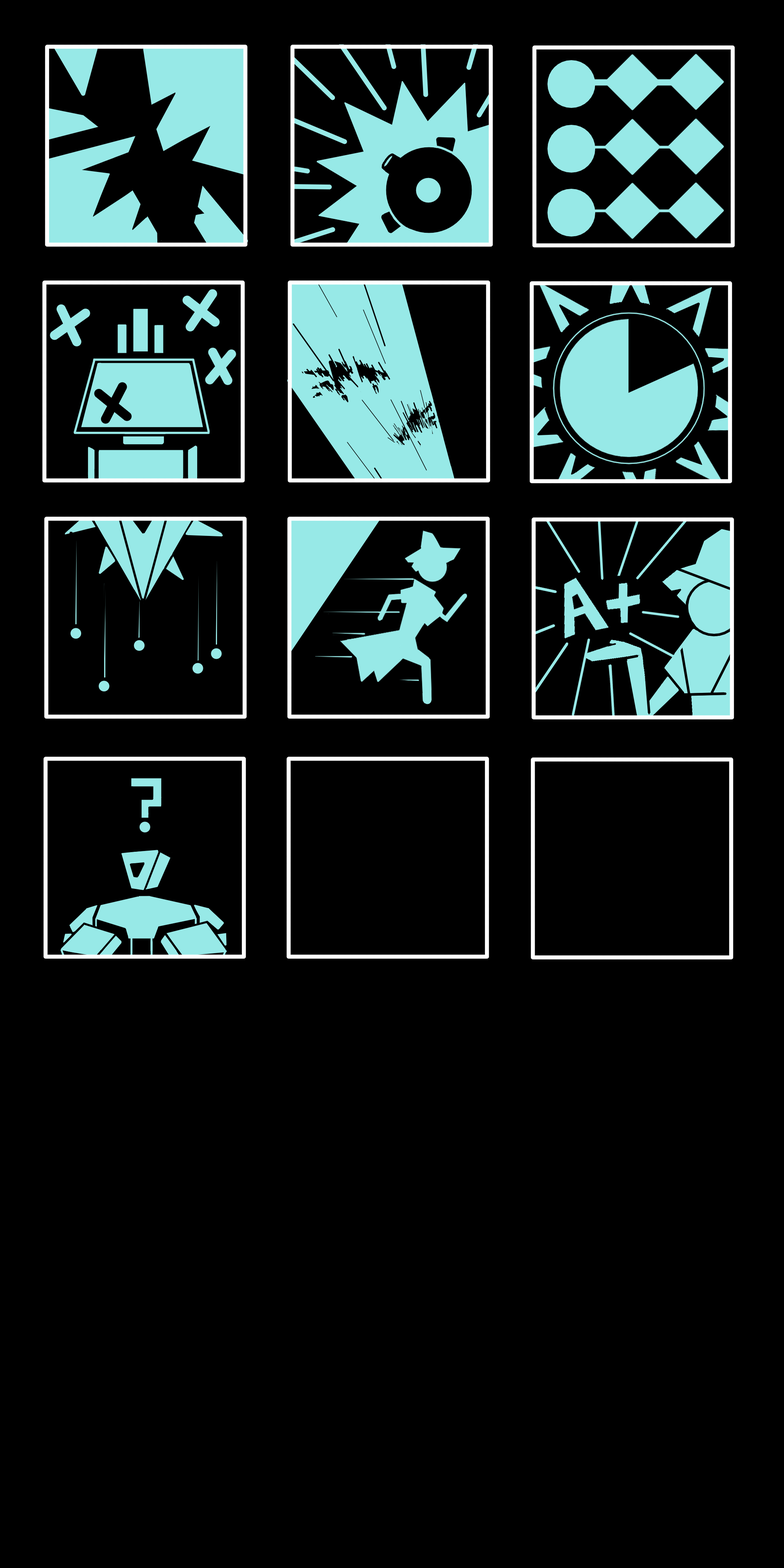
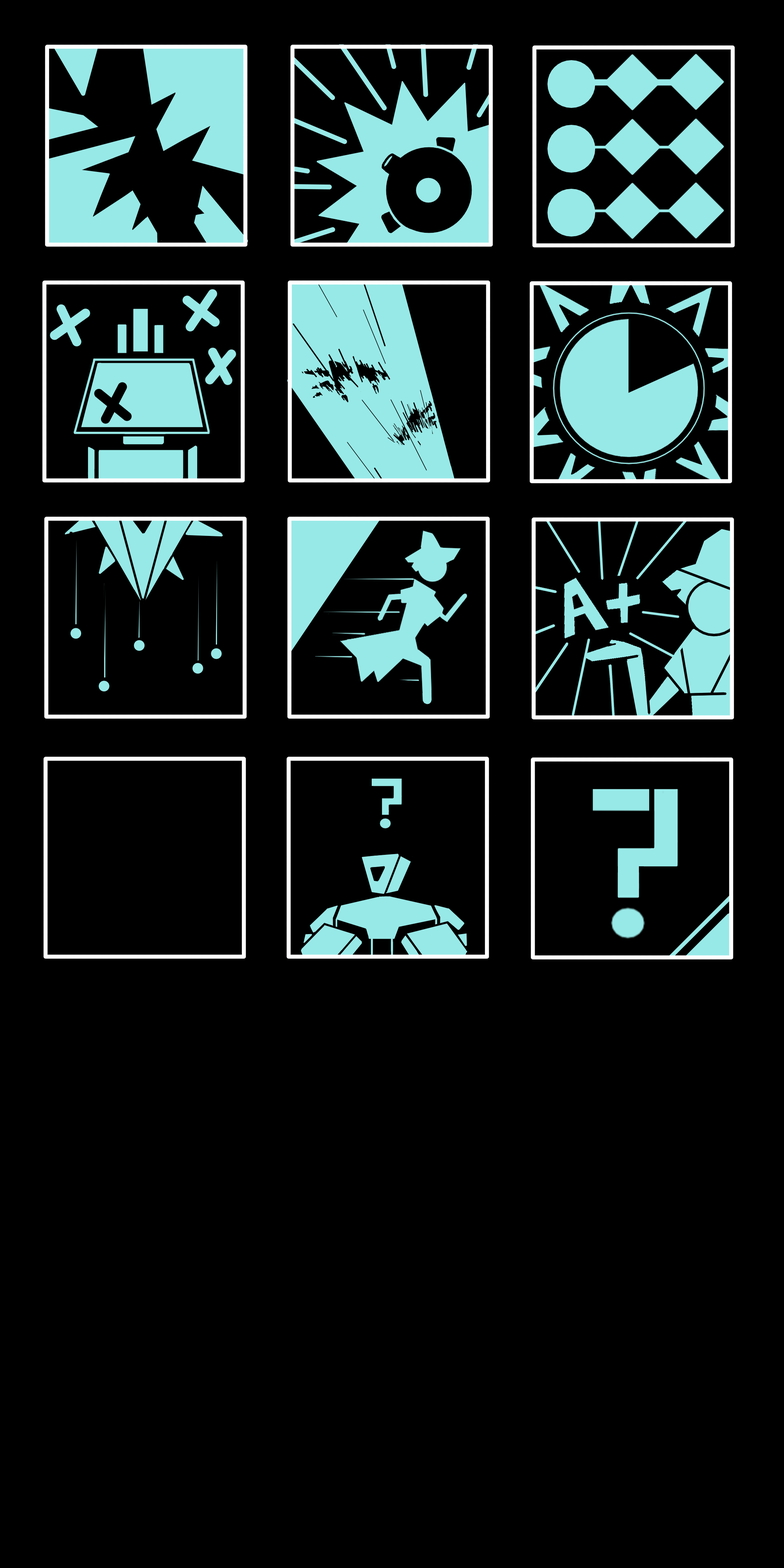
Layer changes from the first (784, 1568) image to the second:
painted on "Borders" over (98, 778, 730, 956)
added layer "Unknown()" above "Disregard()" over (60, 778, 228, 955)
added layer "Disregard()" above "Disregard() (old)" over (60, 778, 228, 955)
renamed "Disregard()" to "Disregard() (old)", hid it, painted on it over (60, 778, 228, 955)
painted on "Background" over (60, 778, 730, 956)